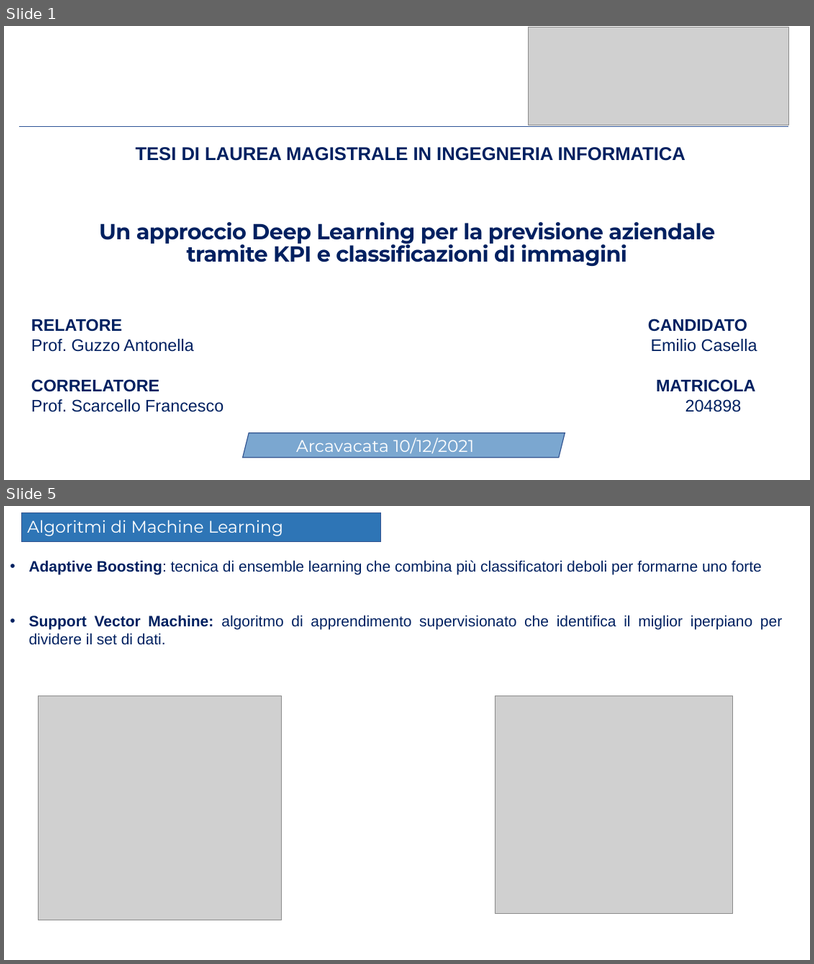
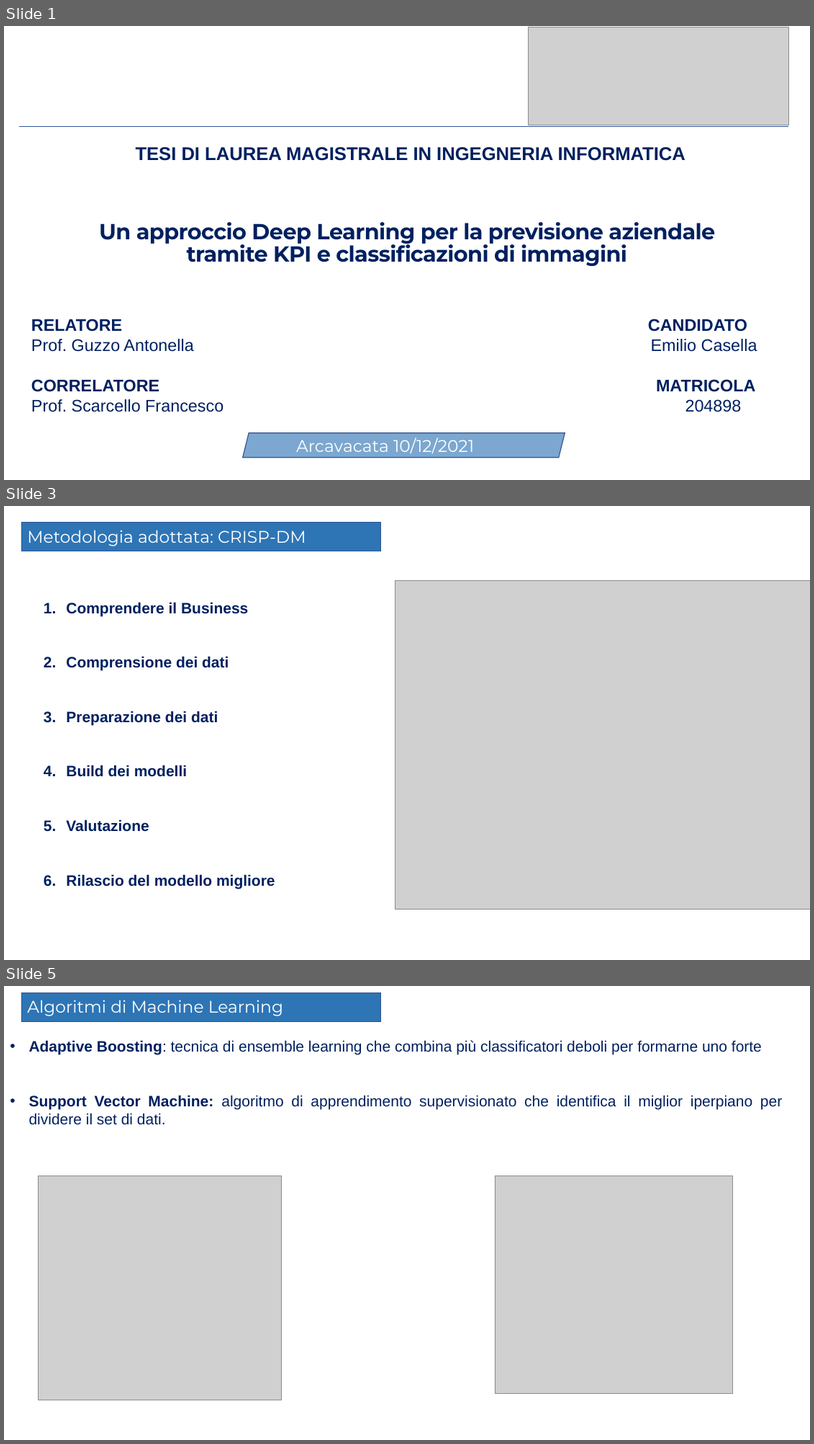
Before and after one commit to Elmaravilla7/Tesi, a slide deck: Presentazione204898.pptx. Shown one above the other, each under a label of ours: slides 1 and 5 before the commit, slides 1, 3 and 5 after it; the slides between them are not shown. The pictures are 814x964 and 814x1444 pixels, drawn with LibreOffice and Linux fonts; fonts in the diff are those of the drawing; grey boxes stand for pictures; background and template pictures are left out. Boxes give left, top, right and bottom in pixels: in the first picture for what was removed or moved away, otherwise in the second. Text is boxed around its words. In the diff, an @@ line names an element or a change of style, - is before the commit and + after.

```diff
--- a/Presentazione204898.pptx
+++ b/Presentazione204898.pptx
@@ slide 3 added at box(4, 506, 810, 960), background picture (left out) @@
@@ rectangle added at box(21, 523, 381, 551), fill #2E75B6, outline #325491 1 pt @@
@@ text added at box(27, 530, 306, 546), 20 pt, text #FFFFFF @@
+Metodologia adottata: CRISP-DM
@@ picture added at box(396, 581, 810, 909) @@
@@ text added at box(66, 602, 275, 888), 18 pt, text #002060, bold @@
+1. Comprendere il Business
+2. Comprensione dei dati
+3. Preparazione dei dati
+4. Build dei modelli
+5. Valutazione
+6. Rilascio del modello migliore
```
Also in this commit, not shown: 4 slides changed, 9 slides removed.
